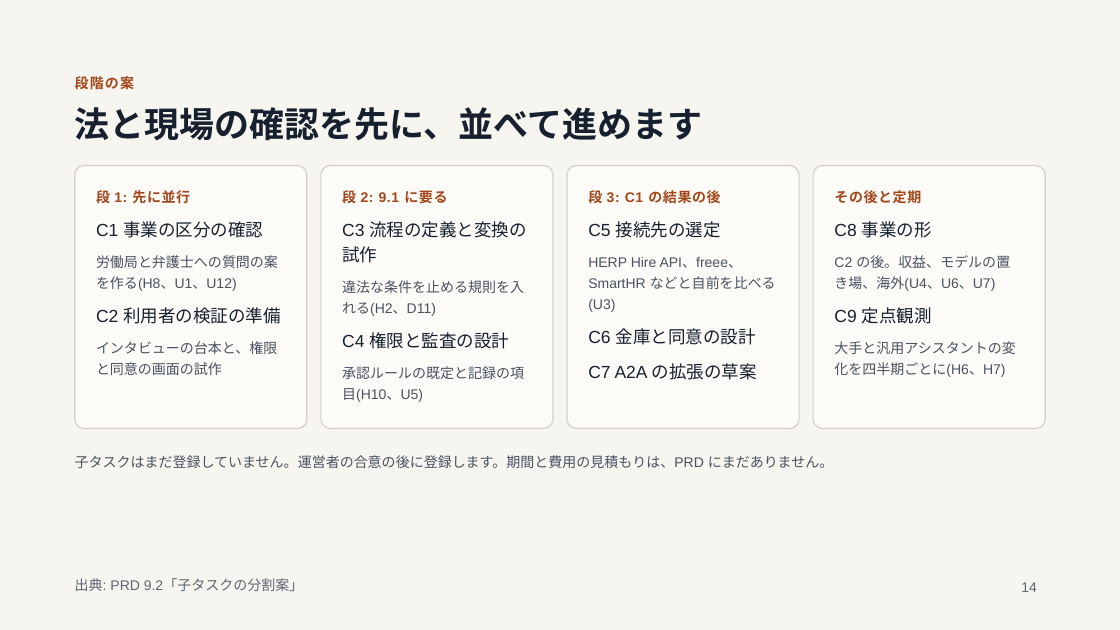
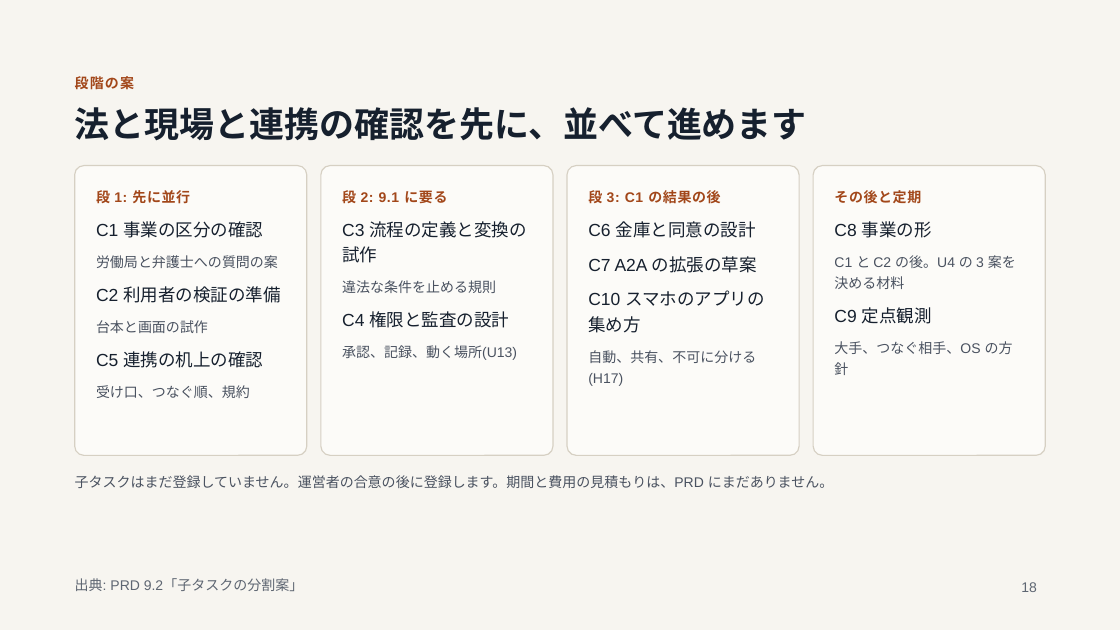
Before and after one commit to jyoka/hiring-os, a slide deck: slide 18 of docs/pitch/pitch.pptx (slide 14 before the commit). Drawn at 1120x630 pixels with LibreOffice and Linux fonts; fonts in the diff are those of the drawing. Boxes give left, top, right and bottom in pixels: in the first picture for what was removed or moved away, otherwise in the second. Text is boxed around its words. In the diff, an @@ line names an element or a change of style, - is before the commit and + after.

Commit message:
task 439: 採用プロダクト: 連携の戦略と収益の形を調べ、PRD とピッチを直す

```diff
--- a/docs/pitch/pitch.pptx
+++ b/docs/pitch/pitch.pptx
@@ title at (x1=75, y1=107, x2=807, y2=141): text changed @@
-法と現場の確認を先に、並べて進めます
+法と現場と連携の確認を先に、並べて進めます
@@ rounded rectangle "段 1: 先に並行" resized from (x1=75, y1=166, x2=307, y2=429) to (x1=75, y1=166, x2=307, y2=455) @@
@@ rounded rectangle "段 2: 9.1 に要る" resized from (x1=321, y1=166, x2=553, y2=429) to (x1=321, y1=166, x2=553, y2=455) @@
@@ rounded rectangle "段 3: C1 の結果の後" resized from (x1=567, y1=166, x2=799, y2=429) to (x1=567, y1=166, x2=799, y2=455) @@
@@ rounded rectangle "その後と定期" resized from (x1=813, y1=166, x2=1045, y2=429) to (x1=813, y1=166, x2=1045, y2=455) @@
@@ text in rounded rectangle at (x1=588, y1=221, x2=776, y2=312): paragraphs removed @@
-C5 接続先の選定
-HERP Hire API、freee、SmartHR などと自前を比べる(U3)
@@ text in rounded rectangle at (x1=96, y1=255, x2=278, y2=268): text changed @@
-労働局と弁護士への質問の案を作る(H8、U1、U12)
+労働局と弁護士への質問の案
@@ text in rounded rectangle at (x1=834, y1=255, x2=1016, y2=289): text changed @@
-C2 の後。収益、モデルの置き場、海外(U4、U6、U7)
+C1 と C2 の後。U4 の 3 案を決める材料
@@ text in rounded rectangle at (x1=342, y1=280, x2=524, y2=316): text changed @@
-違法な条件を止める規則を入れる(H2、D11)
+違法な条件を止める規則
@@ text in rounded rectangle at (x1=588, y1=290, x2=764, y2=386): paragraphs added @@
+C10 スマホのアプリの集め方
+自動、共有、不可に分ける(H17)
@@ text in rounded rectangle at (x1=96, y1=320, x2=263, y2=398): text changed @@
-インタビューの台本と、権限と同意の画面の試作
+台本と画面の試作
+C5 連携の机上の確認
+受け口、つなぐ順、規約
@@ text in rounded rectangle at (x1=342, y1=345, x2=517, y2=360): text changed @@
-承認ルールの既定と記録の項目(H10、U5)
+承認、記録、動く場所(U13)
@@ text in rounded rectangle at (x1=834, y1=341, x2=1013, y2=375): text changed @@
-大手と汎用アシスタントの変化を四半期ごとに(H6、H7)
+大手、つなぐ相手、OS の方針
@@ text "子タスクはまだ登録していません。運営者の合意の後に登録します。期間と費用の見積もりは、PRD にまだありません。" moved from (x1=75, y1=455, x2=833, y2=468) to (x1=75, y1=475, x2=833, y2=488) @@
@@ page number at (x1=1021, y1=582, x2=1037, y2=592): text changed @@
-14
+18
```
Also in this commit, not shown: 11 other slides changed, 6 slides added, 3 other files.
